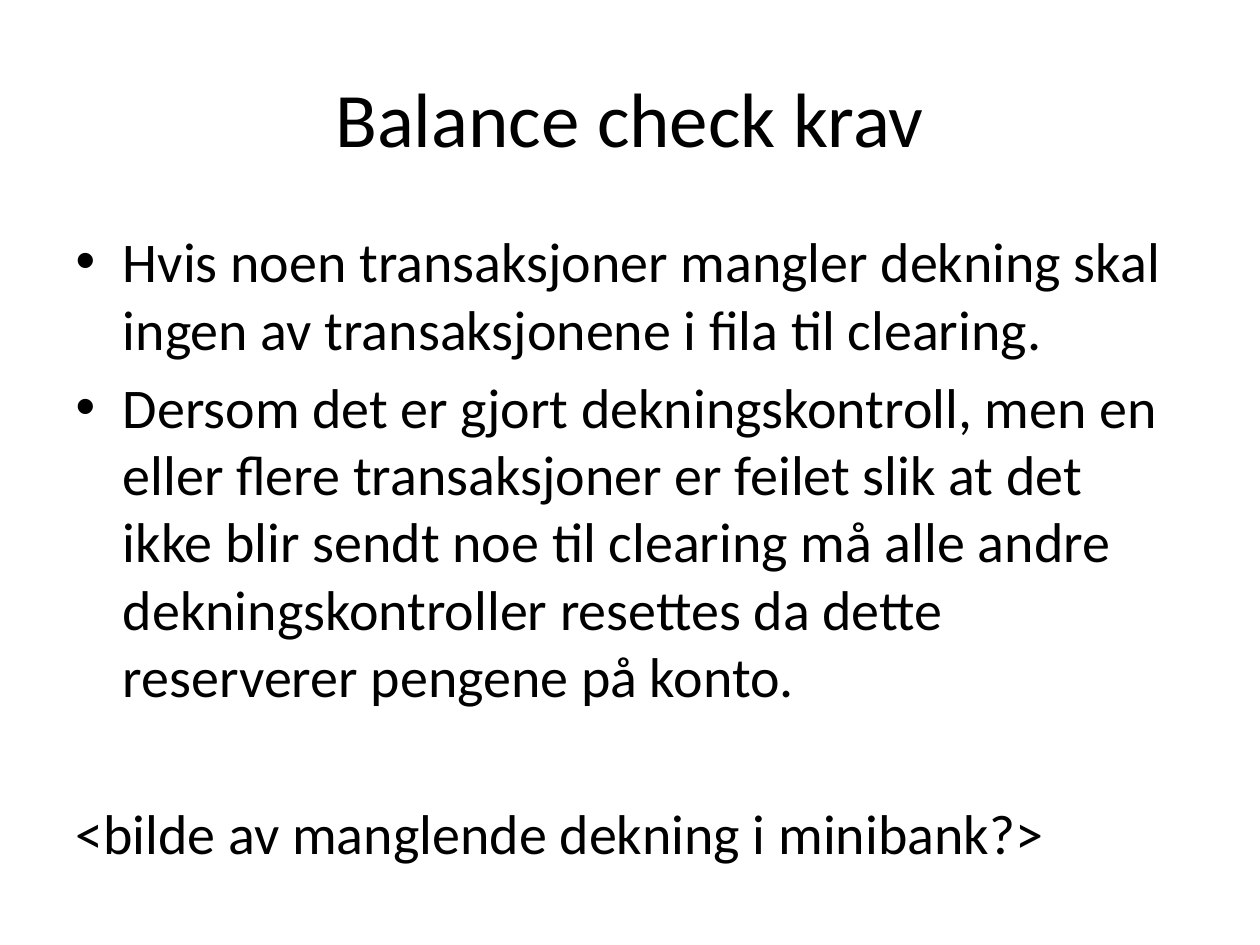
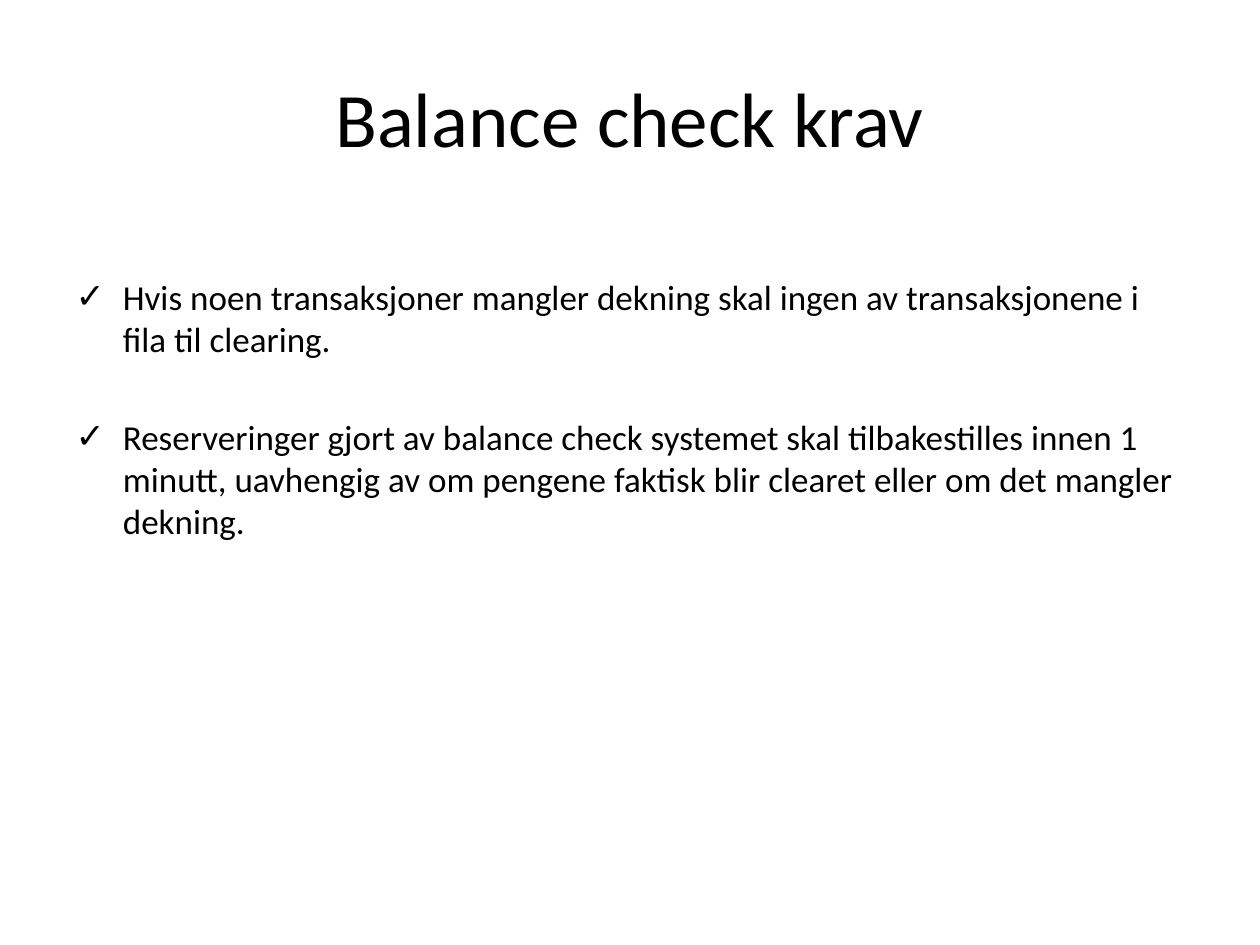
Before and after one commit to runepeter/camel-stuff, a slide deck: slide 6 of camel-spotting.pptx (slide 13 before the commit). Drawn at 1260x945 pixels with LibreOffice and Linux fonts; fonts in the diff are those of the drawing. Boxes give left, top, right and bottom in pixels: in the first picture for what was removed or moved away, otherwise in the second. Text is boxed around its words. In the diff, an @@ line names an element or a change of style, - is before the commit and + after.

```diff
--- a/camel-spotting.pptx
+++ b/camel-spotting.pptx
@@ text at (123,285,1139,358): size 32 to 20 pt in "Hvis noen transaksjoner mangler dekning skal ingen ..."; bullet • to ✓; less space between paragraphs @@
@@ text at (123,425,1172,540): text changed; size 32 to 20 pt @@
-• Dersom det er gjort dekningskontroll, men en eller flere transaksjoner er feilet slik at det ikke blir sendt noe til clearing må alle andre dekningskontroller resettes da dette reserverer pengene på konto.
-<bilde av manglende dekning i minibank?>
+✓ Reserveringer gjort av balance check systemet skal tilbakestilles innen 1 minutt, uavhengig av om pengene faktisk blir clearet eller om det mangler dekning.
```
Also in this commit, not shown: 2 other slides changed, 4 slides added, 10 slides removed.
